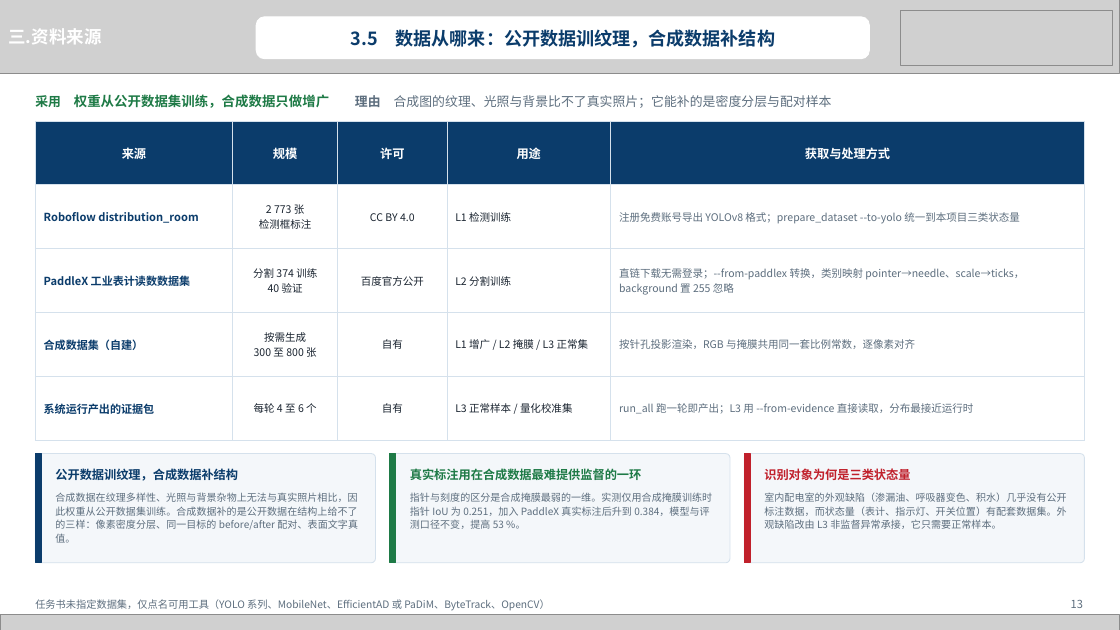
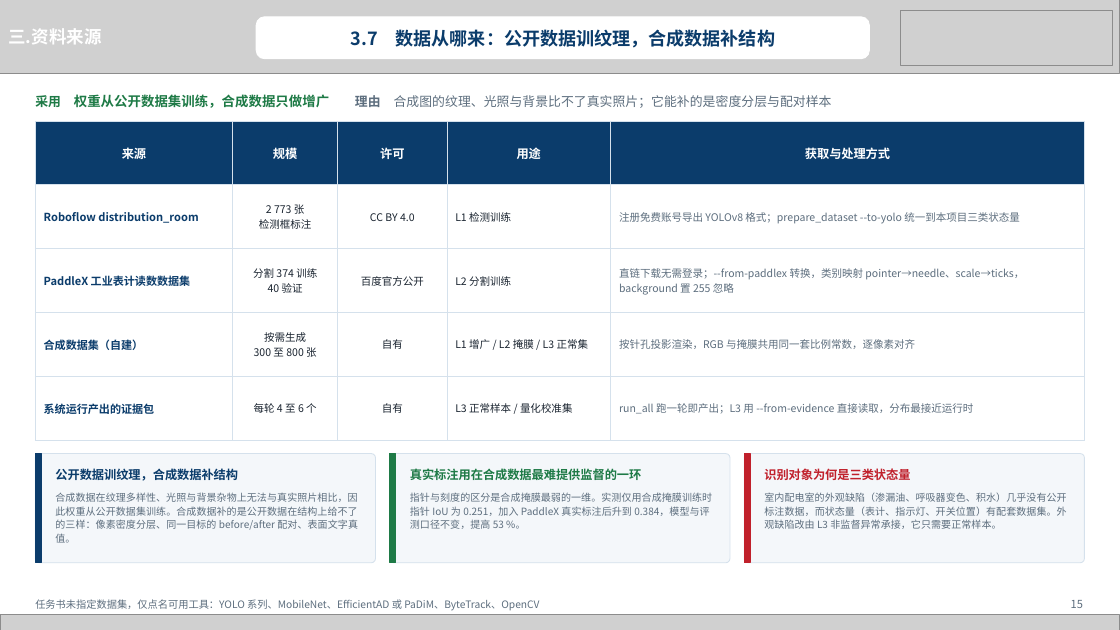
Before and after one commit to heizitalk666/2026summer, a slide deck: slide 15 of deliverables/中期答辩.pptx (slide 13 before the commit). Drawn at 1120x630 pixels with LibreOffice and Linux fonts; fonts in the diff are those of the drawing; grey boxes stand for pictures. Boxes give left, top, right and bottom in pixels: in the first picture for what was removed or moved away, otherwise in the second. Text is boxed around its words. In the diff, an @@ line names an element or a change of style, - is before the commit and + after.

```diff
--- a/deliverables/中期答辩.pptx
+++ b/deliverables/中期答辩.pptx
@@ text at [351, 29, 775, 48]: text changed @@
-3.5 数据从哪来：公开数据训纹理，合成数据补结构
+3.7 数据从哪来：公开数据训纹理，合成数据补结构
@@ text at [35, 599, 539, 611]: text changed @@
-任务书未指定数据集，仅点名可用工具（YOLO 系列、MobileNet、EfficientAD 或 PaDiM、ByteTrack、OpenCV）
+任务书未指定数据集，仅点名可用工具：YOLO 系列、MobileNet、EfficientAD 或 PaDiM、ByteTrack、OpenCV
@@ text at [1071, 600, 1083, 608]: text changed @@
-13
+15
```
Also in this commit, not shown: 21 other slides changed, 2 slides added, 4 other files.
